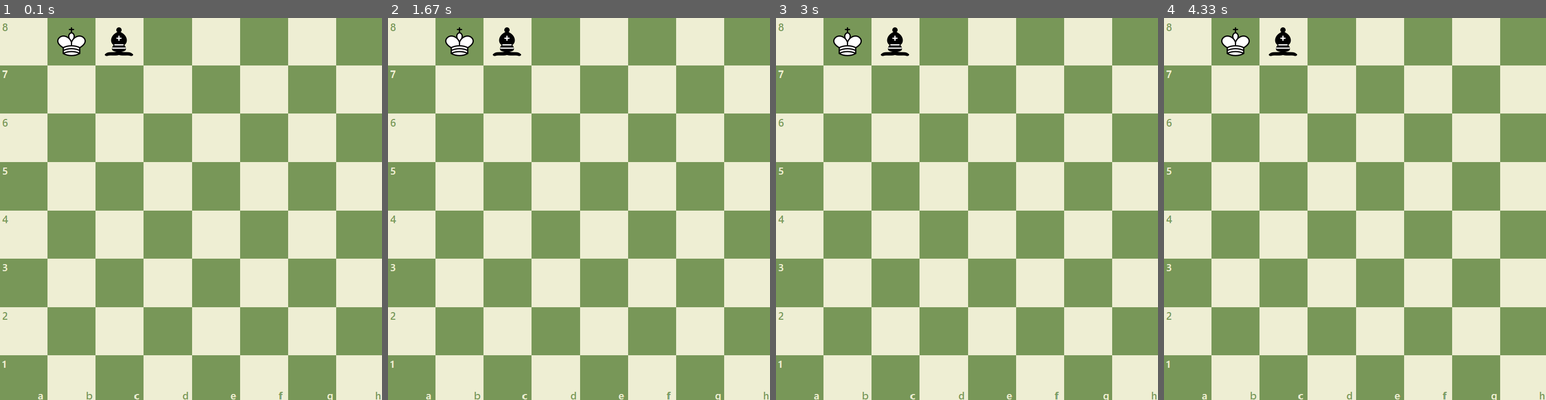
Above: before the commit, frames 1-4 (left to right).
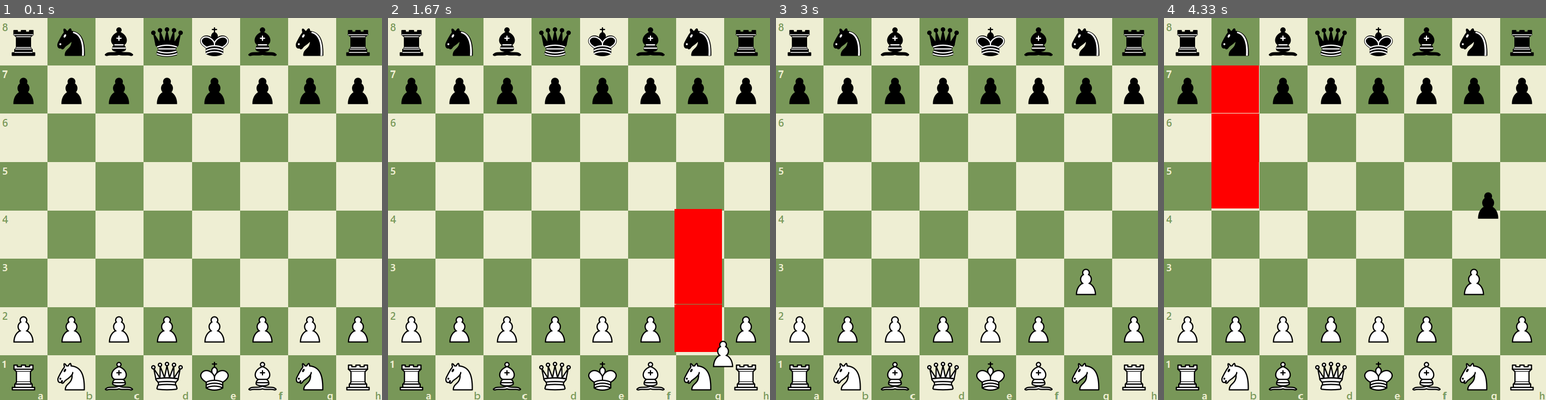
Above: after the commit, the same moments.

Repository: rsotelo14/pygame-chess
Game: pygame game, started from main.py
Same seed, same stepped clock (60 frames per second), same inputs: the game is played once before the commit and once after it.
Inputs (mouse positions are in pixels of both pictures, inside the frame that each line leads up to):
- Up to frame 1 (0.1 s): no input
- Up to frame 2 (1.67 s): press the mouse at (582, 235) at 0.37 s; move the mouse to (533, 224) at 0.47 s; release the mouse at (487, 212) at 0.6 s; press the mouse at (582, 235) at 0.7 s; move the mouse to (651, 289) at 0.8 s; release the mouse at (720, 342) at 0.93 s; press the mouse at (582, 235) at 1.03 s; move the mouse to (510, 216) at 1.13 s; release the mouse at (441, 197) at 1.27 s; press the mouse at (582, 235) at 1.37 s; move the mouse to (651, 293) at 1.47 s; release the mouse at (724, 354) at 1.6 s
- Up to frame 3 (3 s): click (1066, 270) at 1.75 s
- Up to frame 4 (4.33 s): click (1240, 79) at 3.05 s; press the mouse at (1240, 79) at 3.37 s; move the mouse to (1267, 201) at 3.47 s; release the mouse at (1297, 319) at 3.6 s; press the mouse at (1240, 79) at 3.7 s; move the mouse to (1335, 121) at 3.8 s; release the mouse at (1435, 159) at 3.93 s; press the mouse at (1240, 79) at 4.03 s; move the mouse to (1362, 144) at 4.13 s; release the mouse at (1488, 205) at 4.27 s

The runs differ from the first frame. In frame 1, 8.8% of the frame differs, in the area x 3-97%, y 2-98%; in frame 2, 13%; in frame 3, 8.8%; in frame 4, 13%.

Commit message:
Initial position, basic moves working, not checks

Diff:
--- a/entities/board_square.py
+++ b/entities/board_square.py
@@ -1,7 +1,8 @@
 class BoardSquare:
-    def __init__(self, x_start, y_start, width_height, is_white, piece = None):
+    def __init__(self, x_start, y_start, width_height, is_white, number, piece = None):
         self.x_start = x_start
         self.y_start = y_start
         self.width_height= width_height
         self.is_white = is_white
+        self.number = number
         self.piece = piece
--- /dev/null
+++ b/entities/move.py
@@ -0,0 +1,4 @@
+class Move:
+    def __init__(self, start_square_num, target_square_num = None):
+        self.start_square_num = start_square_num
+        self.target_square_num = target_square_num
--- a/entities/piece.py
+++ b/entities/piece.py
@@ -1,4 +1,38 @@
+import vars
 class Piece:
-    def __init__(self, is_white):
+    def __init__(self, is_white, value):
         self.is_white = is_white
+        self.value = value
         self.img = None
+
+        #Deciding type of piece
+        # 10 -> King
+        # 9 -> Queen
+        # 5 -> Rook
+        # 4 -> Bishop
+        # 3 -> Knight
+        # 1 -> Pawn
+        if self.value == 10 and self.is_white:
+            self.img = vars.WHITE_KING
+        elif self.value == 10 and not self.is_white:
+            self.img = vars.BLACK_KING
+        elif self.value == 9 and self.is_white:
+            self.img = vars.WHITE_QUEEN
+        elif self.value == 9 and not self.is_white:
+            self.img = vars.BLACK_QUEEN
+        elif self.value == 5 and self.is_white:
+            self.img = vars.WHITE_ROOK
+        elif self.value == 5 and not self.is_white:
+            self.img = vars.BLACK_ROOK
+        elif self.value == 4 and self.is_white:
+            self.img = vars.WHITE_BISHOP
+        elif self.value == 4 and not self.is_white:
+            self.img = vars.BLACK_BISHOP
+        elif self.value == 3 and self.is_white:
+            self.img = vars.WHITE_KNIGHT
+        elif self.value == 3 and not self.is_white:
+            self.img = vars.BLACK_KNIGHT
+        elif self.value == 1 and self.is_white:
+            self.img = vars.WHITE_PAWN
+        elif self.value == 1 and not self.is_white:
+            self.img = vars.BLACK_PAWN
--- a/functions/functions.py
+++ b/functions/functions.py
@@ -1,10 +1,94 @@
 import os
 import pygame
+from entities.board_square import BoardSquare
+from entities.move import Move
 
 from entities.piece import Piece
 import vars
 
-
+def make_board():
+    is_white = False
+
+    y_start = 0
+    number = 0
+    for y in range(8):
+        x_start = 0
+        rank = []
+        is_white = not is_white
+        for x in range(8):
+            bs = BoardSquare(x_start, y_start, vars.WIDTH, is_white, number)
+            rank.append(bs)
+            is_white = not is_white
+            number += 1
+            x_start += vars.WIDTH
+        vars.board.append(rank)
+        y_start += vars.WIDTH
+
+def initial_position():
+    #BLACK PIECES
+    #King
+    piece = Piece(False, 10)
+    y,x = vars.number_to_position_map[4]
+    vars.board[y][x].piece = piece
+    #Queen
+    piece = Piece(False, 9)
+    y,x = vars.number_to_position_map[3]
+    vars.board[y][x].piece = piece
+    #Rooks
+    piece = Piece(False, 5)
+    y,x = vars.number_to_position_map[0]
+    vars.board[y][x].piece = piece
+    y,x = vars.number_to_position_map[7]
+    vars.board[y][x].piece = piece
+    #Bishops
+    piece = Piece(False, 4)
+    y,x = vars.number_to_position_map[2]
+    vars.board[y][x].piece = piece
+    y,x = vars.number_to_position_map[5]
+    vars.board[y][x].piece = piece
+    #Knights
+    piece = Piece(False, 3)
+    y,x = vars.number_to_position_map[1]
+    vars.board[y][x].piece = piece
+    y,x = vars.number_to_position_map[6]
+    vars.board[y][x].piece = piece
+    #Pawns
+    piece = Piece(False, 1)
+    for i in range(8):
+        y,x = vars.number_to_position_map[8+i]
+        vars.board[y][x].piece = piece
+    #WHITE PIECES
+    #King
+    piece = Piece(True, 10)
+    y,x = vars.number_to_position_map[60]
+    vars.board[y][x].piece = piece
+    #Queen
+    piece = Piece(True, 9)
+    y,x = vars.number_to_position_map[59]
+    vars.board[y][x].piece = piece
+    #Rook
+    piece = Piece(True, 5)
+    y,x = vars.number_to_position_map[63]
+    vars.board[y][x].piece = piece
+    y,x = vars.number_to_position_map[56]
+    vars.board[y][x].piece = piece
+    #Knight
+    piece = Piece(True, 3)
+    y,x = vars.number_to_position_map[62]
+    vars.board[y][x].piece = piece
+    y,x = vars.number_to_position_map[57]
+    vars.board[y][x].piece = piece
+    #Bishop
+    piece = Piece(True, 4)
+    y,x = vars.number_to_position_map[61]
+    vars.board[y][x].piece = piece
+    y,x = vars.number_to_position_map[58]
+    vars.board[y][x].piece = piece
+    #Pawn
+    piece = Piece(True, 1)
+    for i in range(8):
+        y,x = vars.number_to_position_map[48 + i]
+        vars.board[y][x].piece = piece
 def render_pieces(board, window):
     for rank in board:
         for square in rank:
@@ -17,13 +101,25 @@
 def select_square(x,y, board, width, window):
     x_index = int(x // width)
     y_index = int(y // width)
-    if board[y_index][x_index].piece != None and vars.selected_piece == None:
+    selected_square = board[y_index][x_index]
+    distances = calculate_edge_distance(selected_square.number)
+    #Selecting a piece
+    if selected_square.piece != None and vars.selected_piece == None and selected_square.piece.is_white == vars.white_moves:
         vars.selected_piece = board[y_index][x_index].piece
-        print(vars.selected_piece)
         board[y_index][x_index].piece = None
+        vars.possible_moves = calculate_piece_moves(selected_square.number, distances)
+        vars.current_move = Move(selected_square.number)
+    #Dropping a piece
     elif vars.selected_piece != None:
-        board[y_index][x_index].piece = vars.selected_piece
-        vars.selected_piece = None
+        for move in vars.possible_moves:
+            if selected_square.number == move.target_square_num:
+                board[y_index][x_index].piece = vars.selected_piece
+                vars.selected_piece = None
+                vars.possible_moves = []
+                if move.start_square_num != move.target_square_num:
+                    vars.white_moves = not vars.white_moves
+
+                return
 
 
 def render_selected_piece(x_start, y_start , window):
@@ -36,3 +132,241 @@
 def redraw_window(window, board):
     window.blit(vars.BG, (0,0))
     render_pieces(board, window)
+
+def calculate_edge_distance(number):
+    left = number % 8
+    right = 8 - left - 1
+    up = number // 8
+    down = 8 - up - 1
+    return {
+        "left": left,
+        "right": right,
+        "up": up,
+        "down": down,
+    }
+
+def calculate_piece_moves(number, distances):
+    if vars.selected_piece.value == 5:
+        moves = calculate_rook_moves(number, distances)
+    elif vars.selected_piece.value == 4:
+        moves = calculate_bishop_moves(number, distances)
+    elif vars.selected_piece.value == 3:
+        moves = calculate_knight_moves(number, distances)
+    elif vars.selected_piece.value == 9:
+        moves = calculate_bishop_moves(number, distances) + calculate_rook_moves(number, distances)
+    elif vars.selected_piece.value == 10:
+        king_distances = {}
+        for direction in ["up", "down", "left", "right"]:
+            if distances[direction] != 0:
+                king_distances[direction] = 1
+            else:
+                king_distances[direction] = 0
+        moves = calculate_bishop_moves(number, king_distances) + calculate_rook_moves(number, king_distances)
+    elif vars.selected_piece.value == 1:
+        moves = calculate_pawn_moves(number, distances)
+    return moves
+
+def calculate_rook_moves(number, distances):
+    moves = []
+    for i in range(1,distances["left"]+1):
+        move = Move(number, number -1*i)
+        possible , keep_going = check_target_piece(move)
+        if possible:
+            moves.append(move)
+        if not keep_going:
+            break
+    for i in range(1,distances["right"]+1):
+        move = Move(number, number +1*i)
+        possible , keep_going = check_target_piece(move)
+        if possible:
+            moves.append(move)
+        if not keep_going:
+            break
+    for i in range(1,distances["up"]+1):
+        move = Move(number, number -8*i)
+        possible , keep_going = check_target_piece(move)
+        if possible:
+            moves.append(move)
+        if not keep_going:
+            break
+    for i in range(1,distances["down"]+1):
+        move = Move(number, number +8*i)
+        possible , keep_going = check_target_piece(move)
+        if possible:
+            moves.append(move)
+        if not keep_going:
+            break
+
+    move = Move(number, number)
+    moves.append(move)
+    return moves
+
+def calculate_bishop_moves(number, distances):
+    moves = []
+    #Up left
+    for i in range(1,min(distances["left"],distances["up"])+1):
+        move = Move(number, number -9*i)
+        possible , keep_going = check_target_piece(move)
+        if possible:
+            moves.append(move)
+        if not keep_going:
+            break
+
+    #Up right
+    for i in range(1,min(distances["right"], distances["up"])+1):
+        move = Move(number, number -7*i)
+        possible , keep_going = check_target_piece(move)
+        if possible:
+            moves.append(move)
+        if not keep_going:
+            break
+
+    #Down left
+    for i in range(1,min(distances["left"],distances["down"])+1):
+        move = Move(number, number +7*i)
+        possible , keep_going = check_target_piece(move)
+        if possible:
+            moves.append(move)
+        if not keep_going:
+            break
+
+    #Down right
+    for i in range(1,min(distances["down"], distances["right"])+1):
+        move = Move(number, number +9*i)
+        possible , keep_going = check_target_piece(move)
+        if possible:
+            moves.append(move)
+        if not keep_going:
+            break
+
+    move = Move(number, number)
+    moves.append(move)
+    return moves
+def calculate_knight_moves(number, distances):
+    #TODO CONSIDERAR DISTANCIAS
+    moves = []
+    # U U L
+    if not(distances["up"] < 2 or distances["left"] < 1):
+        move = Move(number, number -17)
+        possible , keep_going = check_target_piece(move)
+        if possible:
+            moves.append(move)
+    # U L L
+    if not(distances["up"]<1 or distances["left"] < 2):
+        move = Move(number, number -10)
+        possible , keep_going = check_target_piece(move)
+        if possible:
+            moves.append(move)
+    # U U R
+    if not(distances["up"]<2 or distances["right"] < 1):
+        move = Move(number, number -15)
+        possible , keep_going = check_target_piece(move)
+        if possible:
+            moves.append(move)
+    # U R R
+    if not(distances["up"]<1 or distances["right"] < 2):
+        move = Move(number, number -6)
+        possible , keep_going = check_target_piece(move)
+        if possible:
+            moves.append(move)
+    # D D L
+    if not(distances["down"]<2 or distances["left"] < 1):
+        move = Move(number, number +15)
+        possible , keep_going = check_target_piece(move)
+        if possible:
+            moves.append(move)
+    # D L L
+    if not(distances["down"]<1 or distances["left"] < 2):
+        move = Move(number, number +6)
+        possible , keep_going = check_target_piece(move)
+        if possible:
+            moves.append(move)
+    # D D R
+    if not(distances["down"]<2 or distances["right"] < 1):
+        move = Move(number, number +17)
+        possible , keep_going = check_target_piece(move)
+        if possible:
+            moves.append(move)
+    # D R R
+    if not(distances["down"]<1 or distances["right"] < 2):
+        move = Move(number, number +10)
+        possible , keep_going = check_target_piece(move)
+        if possible:
+            moves.append(move)
+
+    move = Move(number, number)
+    moves.append(move)
+
+    return moves
+
+def calculate_pawn_moves(number,distances):
+    #TODO: DOUBLE STEP AT FIRST AND EN PASSANT
+    #TODO: PROMOTION
+    moves = []
+    if vars.selected_piece.is_white:
+        move = Move(number, number -8)
+        possible , keep_going = check_target_piece(move)
+        if keep_going:
+            moves.append(move)
+        y,x = vars.number_to_position_map[number]
+        if y == 6:
+            move = Move(number, number -16)
+            possible , keep_going = check_target_piece(move)
+            if keep_going:
+                moves.append(move)
+        #Taking
+        move = Move(number, number-9)
+        possible , keep_going = check_target_piece(move)
+        if possible and not keep_going:
+            moves.append(move)
+        move = Move(number, number-7)
+        possible , keep_going = check_target_piece(move)
+        if possible and not keep_going:
+            moves.append(move)
+    else:
+        move = Move(number, number +8)
+        possible , keep_going = check_target_piece(move)
+        if keep_going:
+            moves.append(move)
+        y,x = vars.number_to_position_map[number]
+        if y == 1:
+            move = Move(number, number +16)
+            possible , keep_going = check_target_piece(move)
+            if keep_going:
+                moves.append(move)
+        #Taking
+        move = Move(number, number+9)
+        possible , keep_going = check_target_piece(move)
+        if possible and not keep_going:
+            moves.append(move)
+        move = Move(number, number+7)
+        possible , keep_going = check_target_piece(move)
+        if possible and not keep_going:
+            moves.append(move)
+
+    move = Move(number, number)
+    moves.append(move)
+    return moves
+
+def highlight_possible_squares(board, window):
+    for move in vars.possible_moves:
+        target_square_num = move.target_square_num
+        for rank in board:
+            for square in rank:
+                if square.number == target_square_num:
+                    rect = pygame.Surface((vars.WIDTH,vars.WIDTH))
+                    rect.fill((255,0,0))
+                    window.blit(rect, (square.x_start, square.y_start))
+
+def check_target_piece(move):
+    if move.target_square_num < 0 or move.target_square_num > 63:
+        return False, False
+    y , x = vars.number_to_position_map[move.target_square_num]
+    target_square = vars.board[y][x]
+    keep_going = True
+    possible = True
+    if target_square.piece != None:
+        keep_going = False
+        if target_square.piece.is_white == vars.selected_piece.is_white:
+            possible = False
+    return possible, keep_going
--- a/main.py
+++ b/main.py
@@ -5,56 +5,34 @@
 
 from functions.functions import *
 from vars import *
+import vars
 
 pygame.init()
 
 
-#Making the board
-#TODO: PUT NUMBER ON SQUARE
-board = []
-is_white = False
-
-y_start = 0
-for y in range(8):
-    x_start = 0
-    rank = []
-    is_white = not is_white
-    for x in range(8):
-        bs = BoardSquare(x_start, y_start, WIDTH, is_white)
-        rank.append(bs)
-        is_white = not is_white
-        x_start += WIDTH
-    board.append(rank)
-    y_start += WIDTH
-
+make_board()
+initial_position()
 
 #Main vars
 running = True
 FPS = 60
 clock = pygame.time.Clock()
-#Making pieces
-piece = Piece(True)
-piece.img = WHITE_KING
-board[0][1].piece = piece
-
-piece2 = Piece(False)
-piece2.img = BLACK_BISHOP
-board[0][2].piece = piece2
 #Main loop
 while running:
     clock.tick(FPS)
-  #  render_pieces(board, WIN)
-    redraw_window(WIN, board)
+    redraw_window(WIN, vars.board)
 
-    if not(vars.selected_piece is None):
-        x,y = pygame.mouse.get_pos()
-        render_selected_piece(x,y, WIN)
     for event in pygame.event.get():
         if event.type == pygame.KEYDOWN:
             if event.key == pygame.K_ESCAPE:
                 running = False
         if event.type == pygame.MOUSEBUTTONUP:
             x,y = pygame.mouse.get_pos()
-            select_square(x,y, board, WIDTH, WIN)
+            select_square(x,y, vars.board, WIDTH, WIN)
+    if vars.possible_moves != []:
+        highlight_possible_squares(vars.board, WIN)
+    if not(vars.selected_piece is None):
+        x,y = pygame.mouse.get_pos()
+        render_selected_piece(x,y, WIN)
 
     pygame.display.update()
--- a/vars.py
+++ b/vars.py
@@ -20,6 +20,15 @@
 
 BG = pygame.transform.scale(pygame.image.load(os.path.join("assets", "board.png")), (SCREEN_WIDTH, SCREEN_WIDTH))
 WIN = pygame.display.set_mode((SCREEN_WIDTH, SCREEN_WIDTH))
+WIDTH =  SCREEN_WIDTH/8
 
-WIDTH =  SCREEN_WIDTH/8
+number_to_position_map = {}
+for i in range(64):
+    number_to_position_map[i] = (i//8, i % 8) #(y, x) for list indexing
+
+#State vars
 selected_piece = None
+possible_moves = []
+current_move = None
+board = []
+white_moves = True
Binary file added: assets/kjkhj.png
